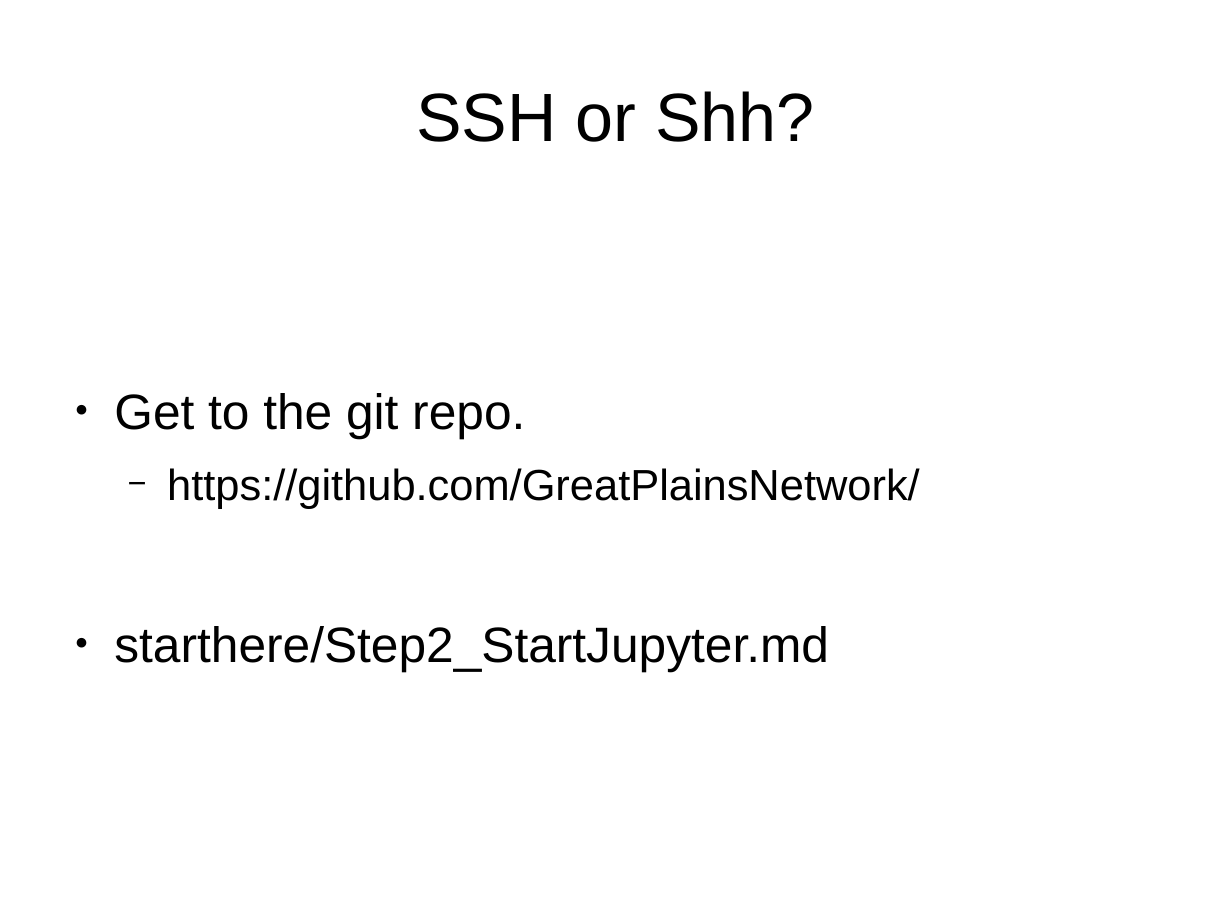
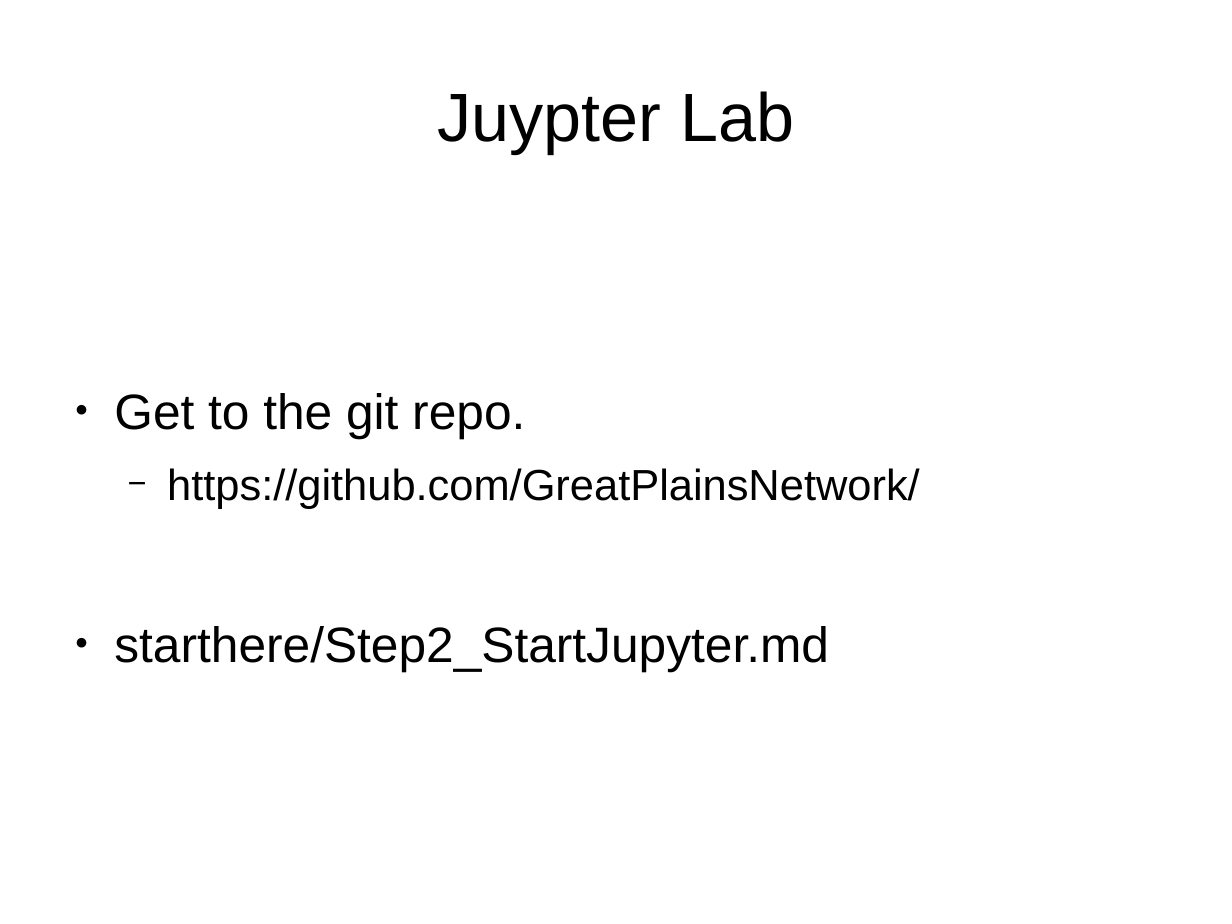
Before and after one commit to GreatPlainsNetwork/20180601-FIONAworkshop, a slide deck: slide 4 of presentations/Welcome.odp. Drawn at 1232x924 pixels with LibreOffice and Linux fonts; fonts in the diff are those of the drawing. Boxes give left, top, right and bottom in pixels: in the first picture for what was removed or moved away, otherwise in the second. Text is boxed around its words. In the diff, an @@ line names an element or a change of style, - is before the commit and + after.

Commit message:
typo correction

```diff
--- a/presentations/Welcome.odp
+++ b/presentations/Welcome.odp
@@ title at (437,91,794,153): text changed @@
-SSH or Shh?
+Juypter Lab
```
